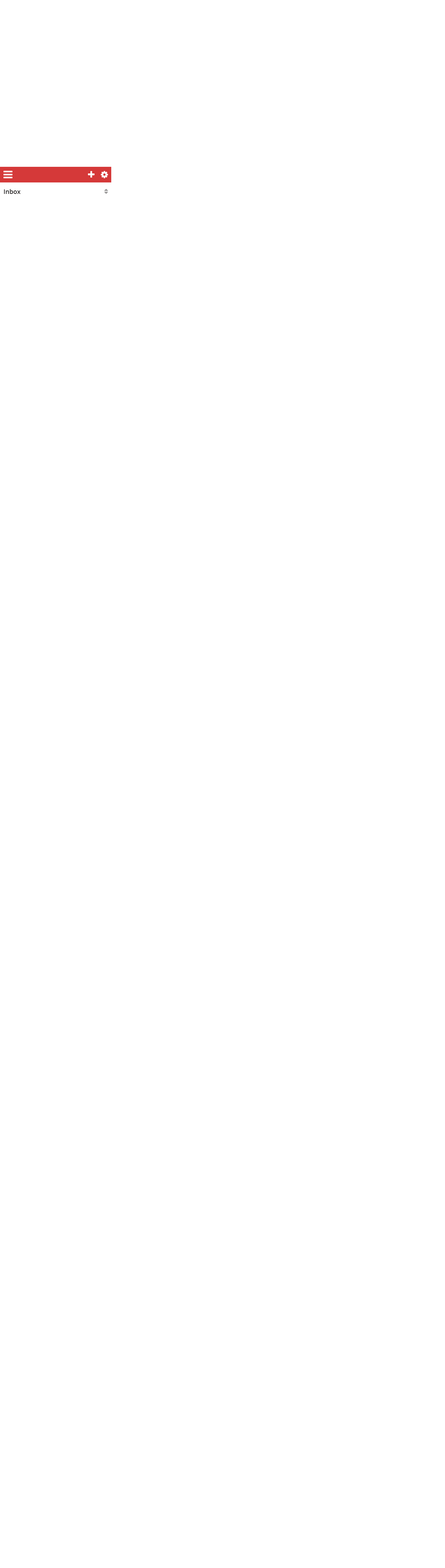
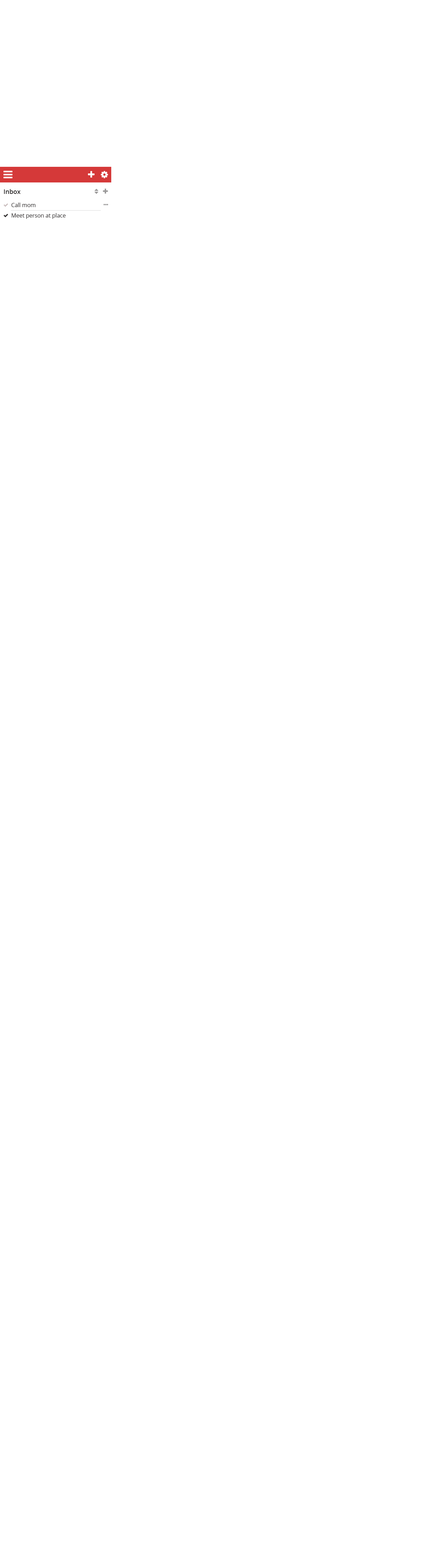
Layered file, before and after one edit (445 × 1568). Changes by layer:
renamed (unnamed layer) to "add, hover: sort", painted on it over [94, 188, 109, 194]
added layer "hover: task settings" (50%) in group "Artboard 1" over [103, 203, 109, 206]
added layer "divider" (20%) in group "Artboard 1" over [10, 210, 101, 211]
renamed "Inbox" to "Inbox Call mom Meet person at place", painted on it over [3, 202, 66, 219]
